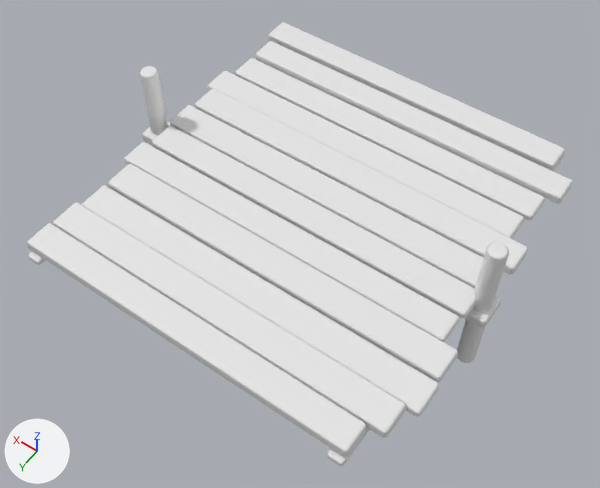
The FBX model CrashCourse/Assets/ART_Assets/Platforms/Wide/M_Wide_Long_2.fbx, before and after one commit.
The view is the same before and after, from a camera (50 mm lens) standing at (66.09, 21.51, 12.1) and looking at (71.86, 13.43, -0.59). Arrows for +X, +Y and +Z are at lower left; the lights stay in place. The picture after the commit comes second. Where no turn or scale is listed for an object, it has been applied to the vertices.

Script lines for the objects in view, before the commit:
```python
me_cube_713 = bpy.data.meshes.new('Cube.713')
me_cube_713.from_pydata(...)  # 488 vertices, 490 faces; spans x -3.86..4.14, y -3.95..4.0, z -2.16..1.32
ob_m_wide_long_2 = bpy.data.objects.new('M_Wide_Long_2', me_cube_713)
ob_m_wide_long_2.location = (71.86, 12.95, 0.18)
```
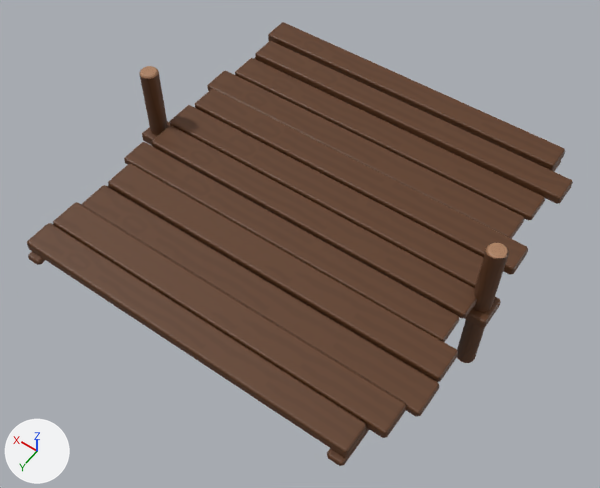
The change, as a diff of the scene's bpy script:
```diff
--- a/CrashCourse/Assets/ART_Assets/Platforms/Wide/M_Wide_Long_2.fbx.py
+++ b/CrashCourse/Assets/ART_Assets/Platforms/Wide/M_Wide_Long_2.fbx.py
@@ img_row_2_uv_png @@
+img_row_2_uv_png = load_image('Row_2_UV.png', '../Textures/Row_2_UV.png', 1024, 1024, 'sRGB')
@@ mat_row_2 @@
+mat_row_2 = principled_material('Row_2')
+mat_row_2.texture = img_row_2_uv_png
@@ me_cube_713 @@
 me_cube_713.from_pydata(...)  # 488 vertices, 490 faces; spans x -3.86..4.14, y -3.95..4.0, z -2.16..1.32
+me_cube_713.materials.append(mat_row_2)  # picture img_row_2_uv_png
```

Pixel boxes (x1, y1, x2, y2) of what changed, in the pictures (600 x 488 px):
'M_Wide_Long_2', recoloured (white to brown): (27, 22, 573, 466) in both
